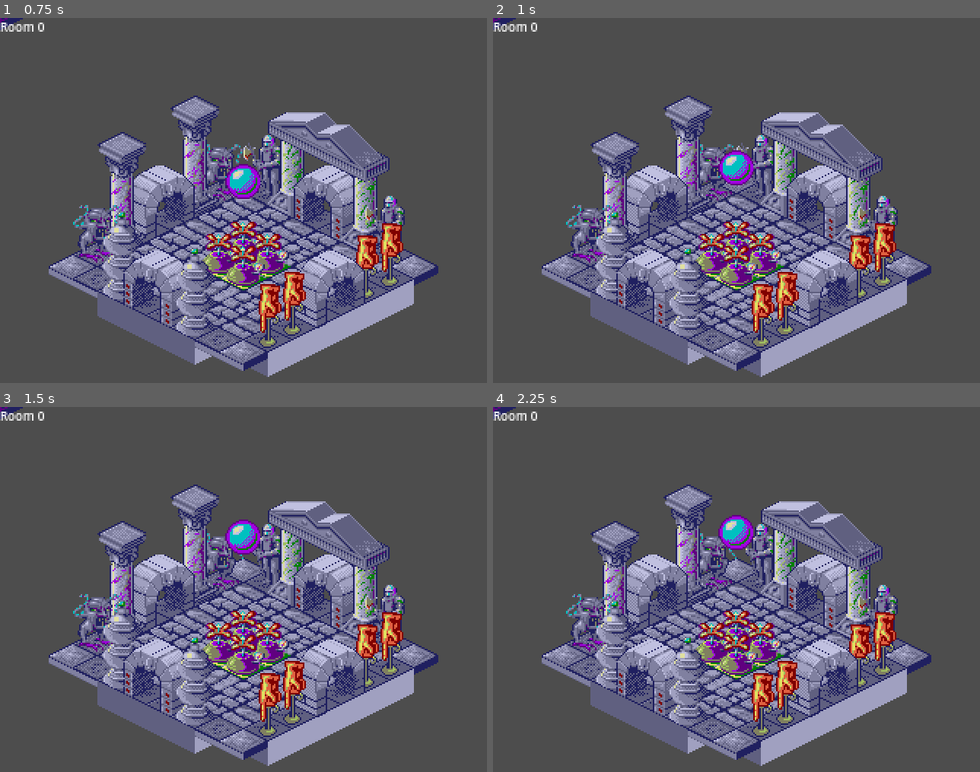
Above: before the commit, frames 1-4 (two rows, left to right).
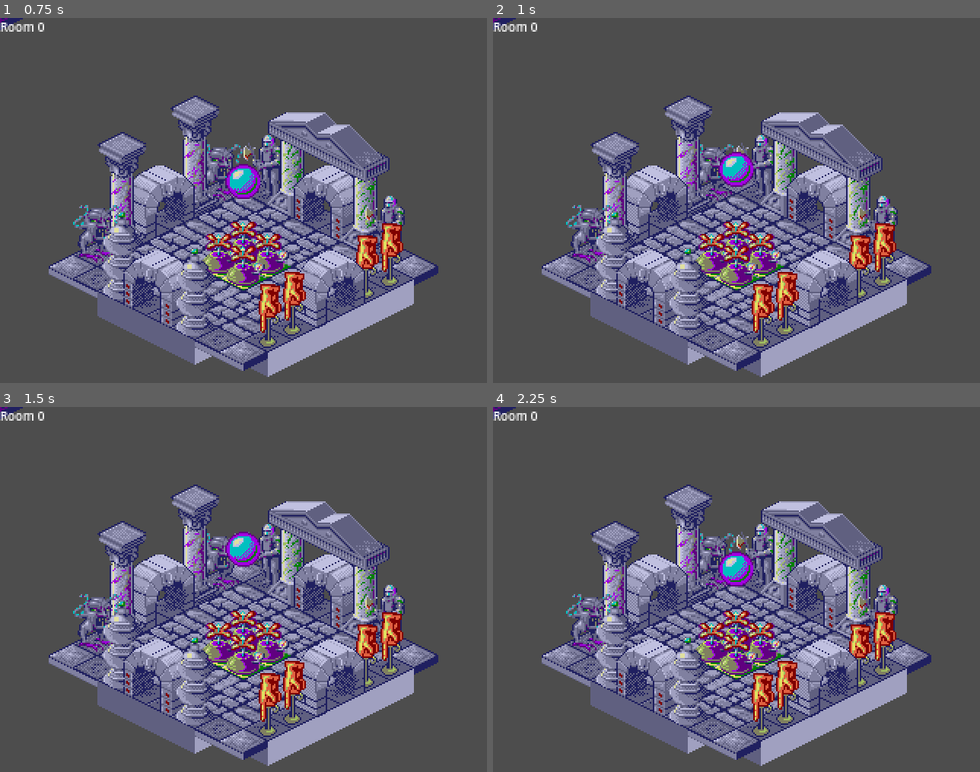
Above: after the commit, the same moments.

Repository: vmedea/godot-experiments
Game: Godot game, scene res://scenes/gameplay.tscn
Two runs of this game, one before a commit and one after it. Both use one fixed random seed, a clock stepped at 60 frames per second and the inputs below.
Inputs:
- Up to frame 1 (0.75 s): tap Enter (ui_accept) at 0.5 s; hold Right (ui_right) from 0.53 s (still down)
- Up to frame 2 (1 s): keep holding Right (ui_right); tap Enter (ui_accept) at 0.77 s
- Up to frame 3 (1.5 s): release Right (ui_right) at 1.28 s; hold Down (ui_down) from 1.28 s (still down)
- Up to frame 4 (2.25 s): tap Enter (ui_accept) at 1.52 s; release Down (ui_down) at 2.03 s; hold Right (ui_right) from 2.03 s (still down)

Frame 1 is identical in both runs. In frame 2, 0.3% of the frame differs, in the area x 46-54%, y 36-47%; in frame 3, 0.7%; in frame 4, 1.1%, in the area x 46-54%, y 29-50%.

Commit message:
make diagonal jumps less insane

Diff:
--- a/scenes/gameplay.gd
+++ b/scenes/gameplay.gd
@@ -137,15 +137,11 @@
 		player_on_floor = false
 
 	# Gravity
-	player_velocity += Vector3(0.0, 0.0, 2.0) * delta
+	player_velocity += Vector3(0.0, 0.0, 3.0) * delta
 
 	# Ideally, instead of doing this per coord, the collison would return a vector
 	# maximum movement in each direction for slide.
-	var new_coord = player_coord + Vector3(player_velocity.x, 0.0, 0.0) * delta
-	if collision_check(new_coord):
-		player_coord = new_coord
-
-	new_coord = player_coord + Vector3(0.0, player_velocity.y, 0.0) * delta
+	var new_coord = player_coord + Vector3(player_velocity.x, player_velocity.y, 0.0) * delta
 	if collision_check(new_coord):
 		player_coord = new_coord
 
